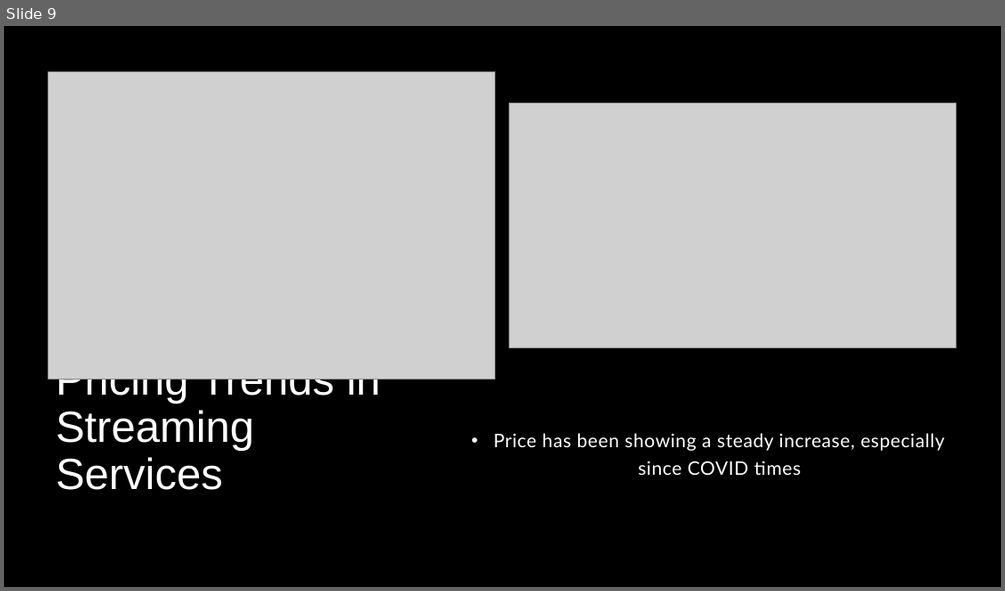
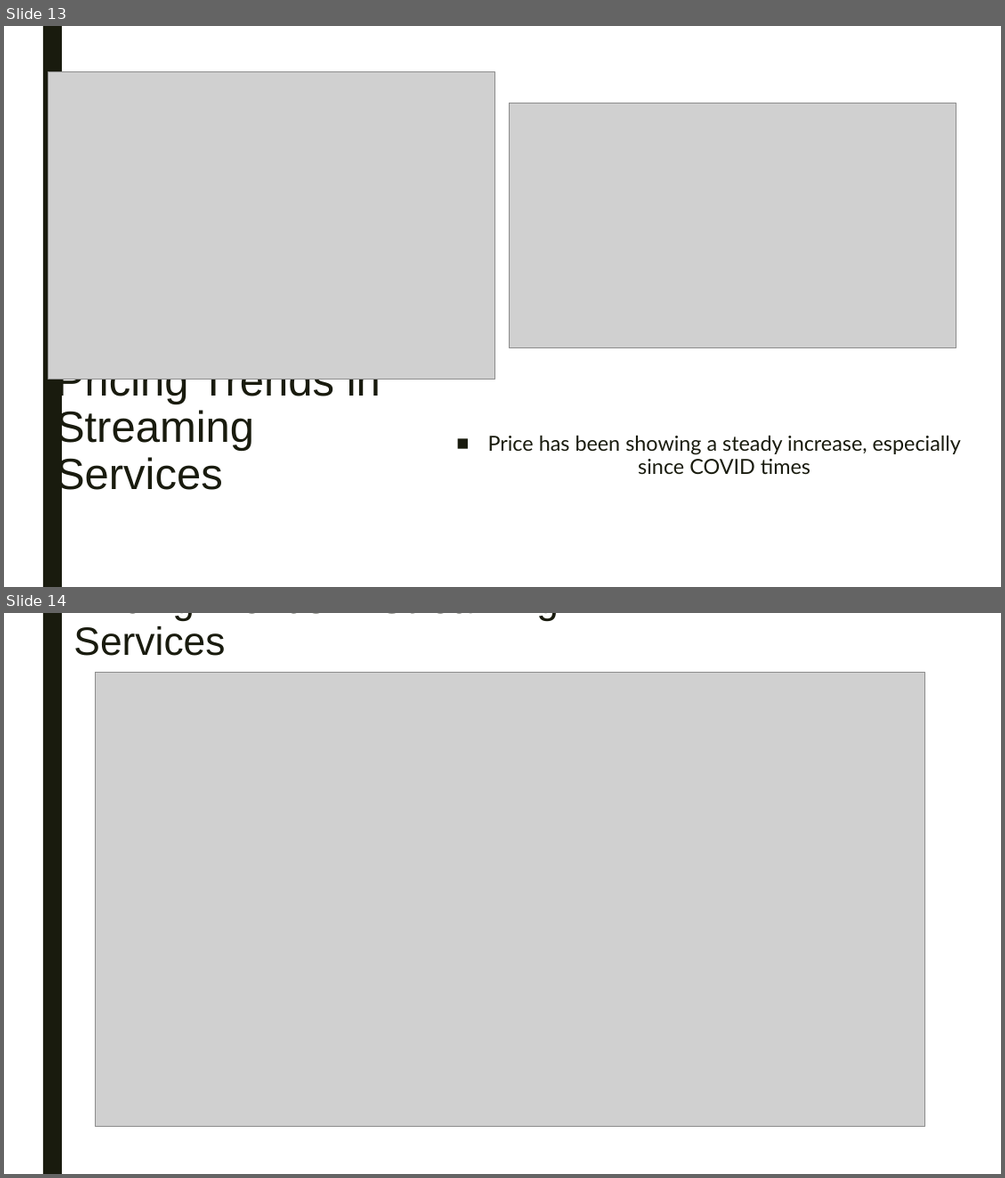
Before and after one commit to lanahuyen/media_tv, a slide deck: Presentation1.pptx. Shown one above the other, each under a label of ours: slide 9 before the commit, slides 13 and 14 after it. The pictures are 1005x591 and 1005x1178 pixels, drawn with LibreOffice and Linux fonts; fonts in the diff are those of the drawing; grey boxes stand for pictures. Boxes give left, top, right and bottom in pixels: in the first picture for what was removed or moved away, otherwise in the second. Text is boxed around its words. In the diff, an @@ line names an element or a change of style, - is before the commit and + after.

```diff
--- a/Presentation1.pptx
+++ b/Presentation1.pptx
@@ slide 14 added at <box>4,613,1001,1174</box>, background #FFFFFF; not listed: 1 template element that a slide beside it also shows @@
@@ title added at <box>73,613,558,656</box>, 38 pt, text #191B0E @@
+Pricing Trends in Streaming Services
@@ picture added at <box>96,673,924,1127</box> @@
@@ what was slide 9 is now slide 13 @@
@@ slide 13 changed as well @@
@@ background #000000 to #FFFFFF @@
@@ rectangle removed at <box>4,26,1001,587</box> @@
@@ rectangle added at <box>43,26,62,587</box>, fill #191B0E @@
@@ group removed at <box>4,26,1001,587</box>: 4 rectangles, 1 ellipse @@
@@ text "Price has been showing a ..." at <box>488,435,961,475</box>: size 18 to 20 pt, text colour #FFFFFF to #191B0E, letter spacing 0.5 to 0 pt; bullet • to ■; line spacing 1.25 to 0.94; more space between paragraphs @@
@@ title "Pricing Trends in Streaming Services" at <box>56,378,380,498</box>: text colour #FFFFFF to #191B0E; line spacing 0.9 to 0.89 @@
```
Also in this commit, not shown: 10 other slides changed, 3 other slides added, 1 slide removed, 1 other file.
